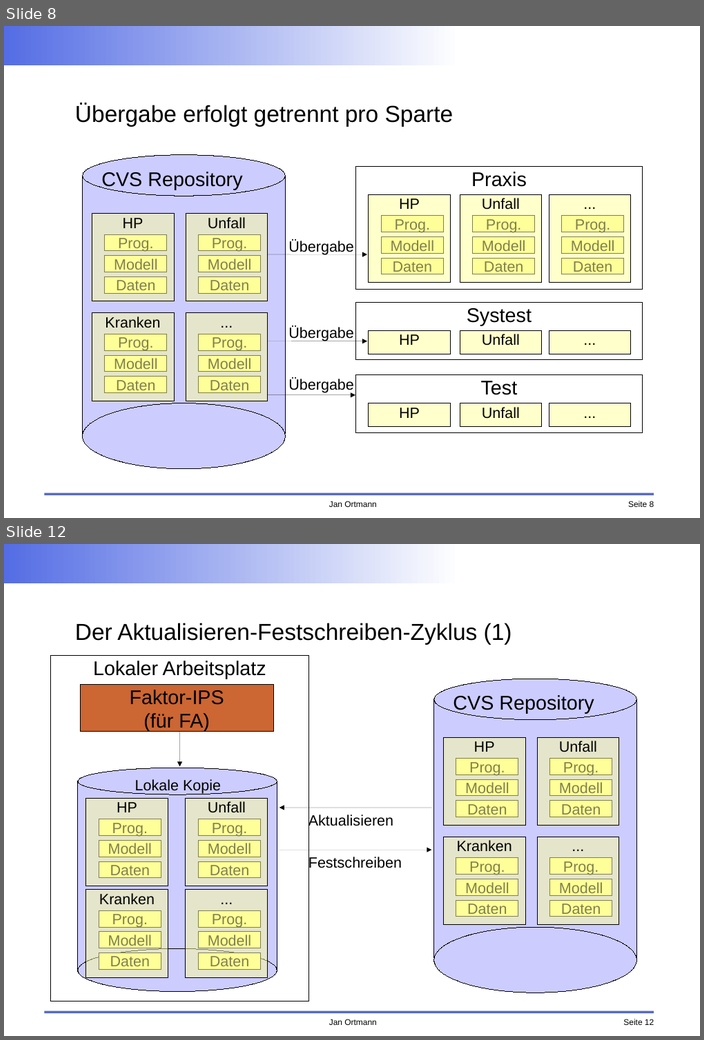
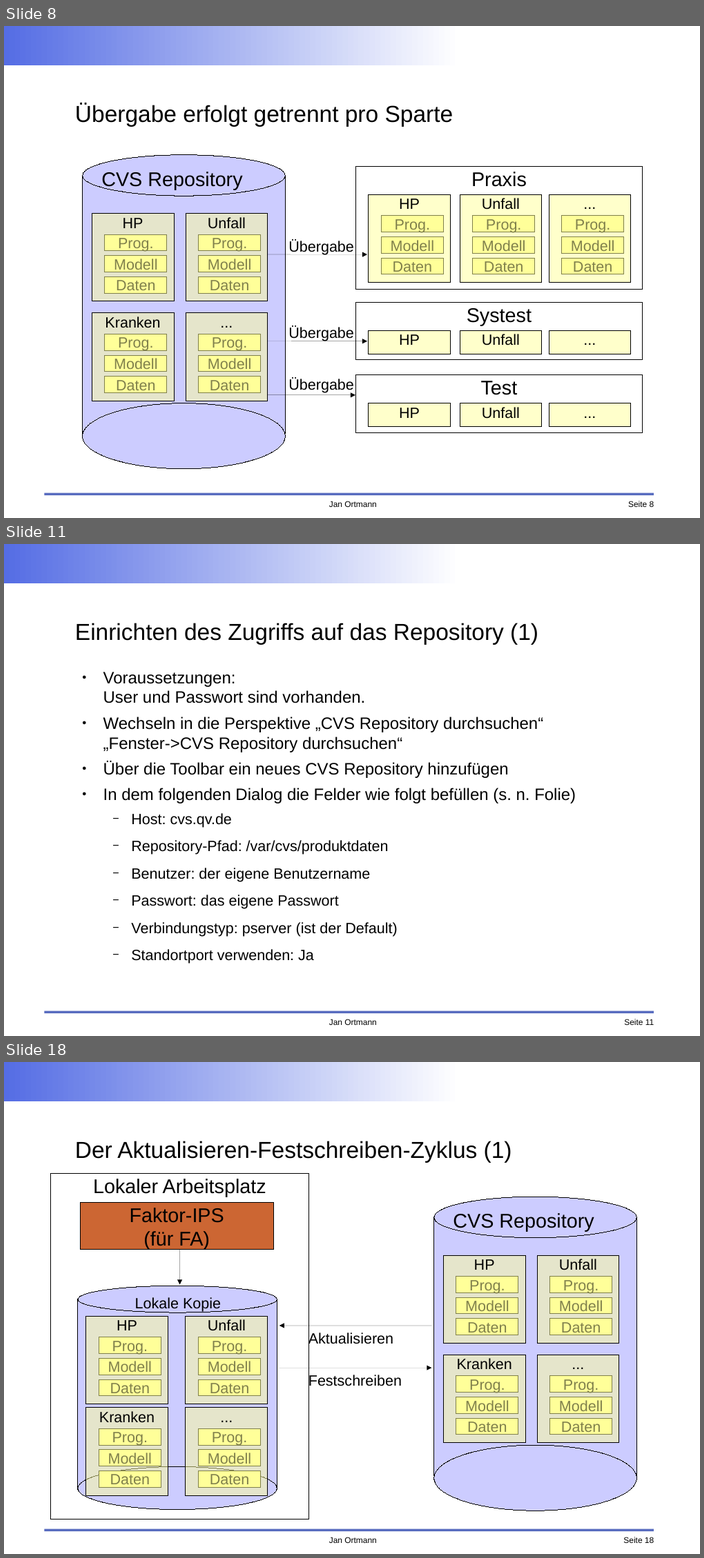
Before and after one commit to faktorips/faktorips.base, a slide deck: org.faktorips.doc/workshop/fachabteilung/FaktorIPS-Schulung FA Arbeiten im Team.odp. Shown one above the other, each under a label of ours: slides 8 and 12 before the commit, slides 8, 11 and 18 after it; the slides between them are not shown. The pictures are 704x1040 and 704x1558 pixels, drawn with LibreOffice and Linux fonts; fonts in the diff are those of the drawing; background and template pictures are left out. Boxes give left, top, right and bottom in pixels: in the first picture for what was removed or moved away, otherwise in the second. Text is boxed around its words. In the diff, an @@ line names an element or a change of style, - is before the commit and + after.

```diff
--- a/org.faktorips.doc/workshop/fachabteilung/FaktorIPS-Schulung FA Arbeiten im Team.odp
+++ b/org.faktorips.doc/workshop/fachabteilung/FaktorIPS-Schulung FA Arbeiten im Team.odp
@@ slide 11 added at box(4, 544, 700, 1036), background #FFFFFF; not listed: 4 template elements that a slide beside it also shows @@
@@ title added at box(75, 623, 538, 644), 28 pt, text #000000 @@
+Einrichten des Zugriffs auf das Repository (1)
@@ text added at box(103, 672, 575, 964), 20 pt, text #000000 @@
+● Voraussetzungen:
+  User und Passwort sind vorhanden.
+● Wechseln in die Perspektive „CVS Repository durchsuchen“
+  „Fenster->CVS Repository durchsuchen“
+● Über die Toolbar ein neues CVS Repository hinzufügen
+● In dem folgenden Dialog die Felder wie folgt befüllen (s. n. Folie)
+  − Host: cvs.qv.de
+  − Repository-Pfad: /var/cvs/produktdaten
+  − Benutzer: der eigene Benutzername
+  − Passwort: das eigene Passwort
+  − Verbindungstyp: pserver (ist der Default)
+  − Standortport verwenden: Ja
@@ what was slide 12 is now slide 18 @@
@@ page number at box(623, 1537, 653, 1543): text changed @@
-Seite 12
+Seite 18
```
Also in this commit, not shown: 7 slides changed, 13 other slides added, 3 slides removed, 10 other files.
